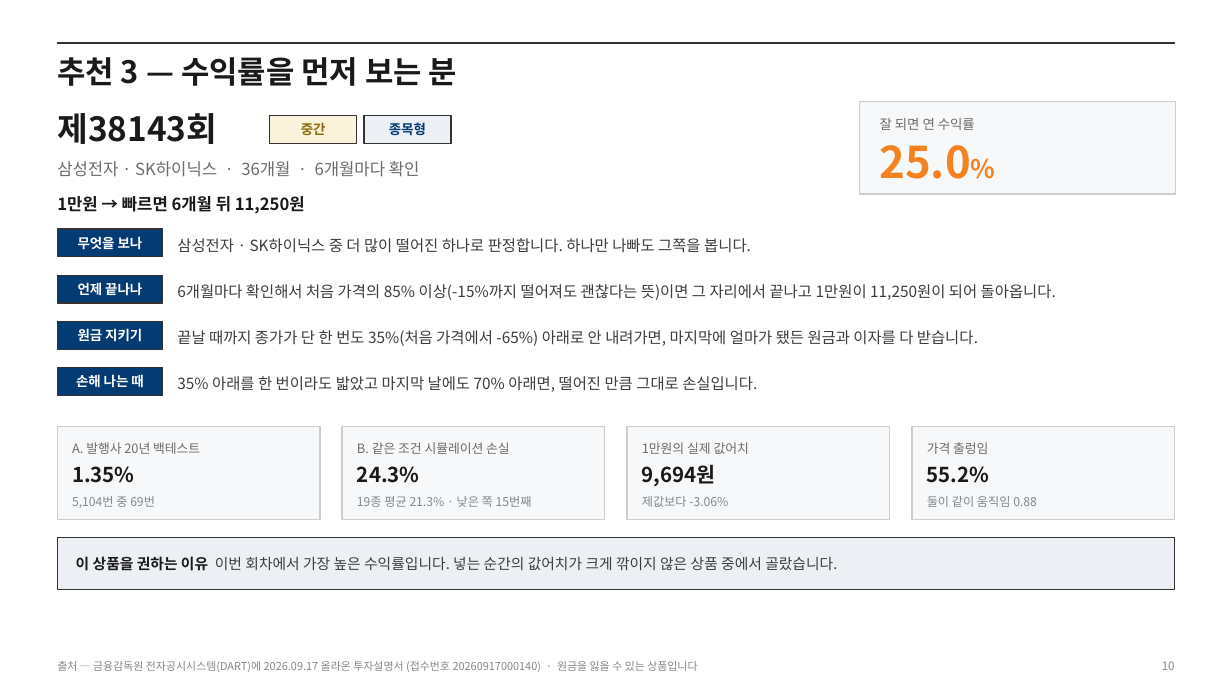
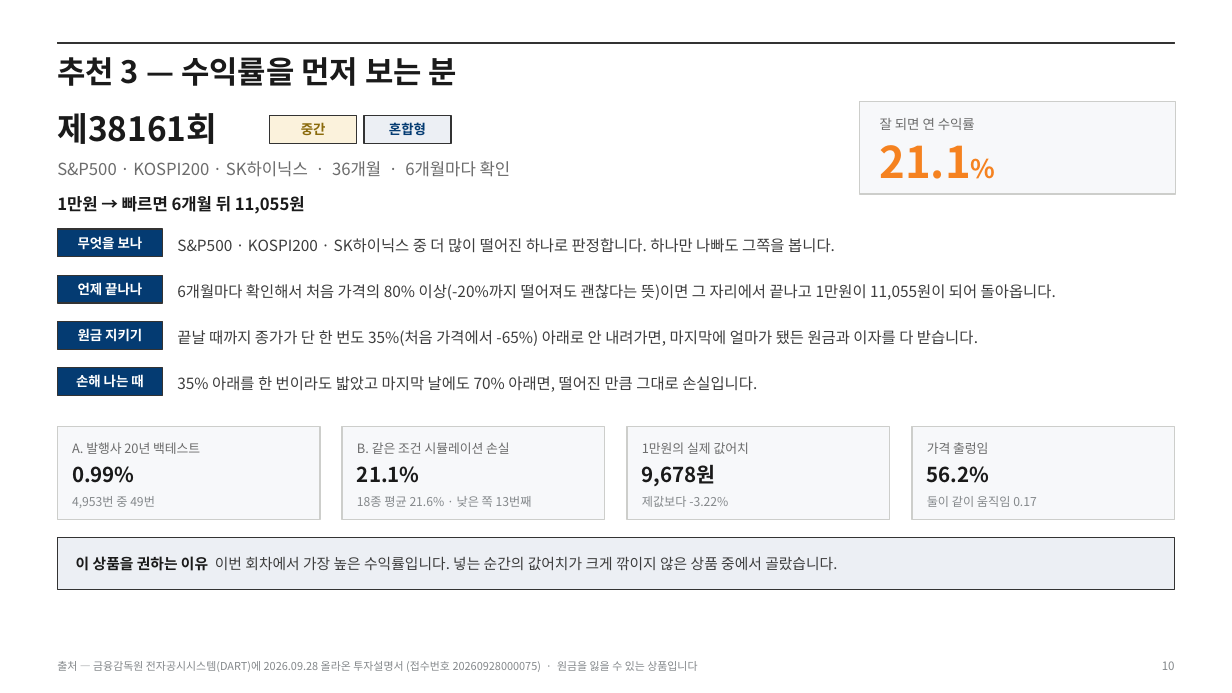
Before and after one commit to hanaroline/work_1, a slide deck: slide 10 of els-analysis-deck.pptx. Drawn at 1232x693 pixels with LibreOffice and Linux fonts; fonts in the diff are those of the drawing. Boxes give left, top, right and bottom in pixels: in the first picture for what was removed or moved away, otherwise in the second. Text is boxed around its words. In the diff, an @@ line names an element or a change of style, - is before the commit and + after.

```diff
--- a/els-analysis-deck.pptx
+++ b/els-analysis-deck.pptx
@@ text at [57,113,217,144]: text changed @@
-제38143회
+제38161회
@@ text at [389,122,426,135]: text changed @@
-종목형
+혼합형
@@ text at [880,145,971,179]: text changed @@
-25.0%
+21.1%
@@ text at [57,161,511,177]: text changed @@
-삼성전자 · SK하이닉스 · 36개월 · 6개월마다 확인
+S&P500 · KOSPI200 · SK하이닉스 · 36개월 · 6개월마다 확인
@@ text at [57,196,305,214]: text changed @@
-1만원 → 빠르면 6개월 뒤 11,250원
+1만원 → 빠르면 6개월 뒤 11,055원
@@ text at [177,238,835,253]: text changed @@
-삼성전자 · SK하이닉스 중 더 많이 떨어진 하나로 판정합니다. 하나만 나빠도 그쪽을 봅니다.
+S&P500 · KOSPI200 · SK하이닉스 중 더 많이 떨어진 하나로 판정합니다. 하나만 나빠도 그쪽을 봅니다.
@@ text at [177,284,1056,300]: text changed @@
-6개월마다 확인해서 처음 가격의 85% 이상(-15%까지 떨어져도 괜찮다는 뜻)이면 그 자리에서 끝나고 1만원이 11,250원이 되어 돌아옵니다.
+6개월마다 확인해서 처음 가격의 80% 이상(-20%까지 떨어져도 괜찮다는 뜻)이면 그 자리에서 끝나고 1만원이 11,055원이 되어 돌아옵니다.
@@ text at [72,466,135,483]: text changed @@
-1.35%
+0.99%
@@ text at [357,466,420,483]: text changed @@
-24.3%
+21.1%
@@ text at [642,464,716,486]: text changed @@
-9,694원
+9,678원
@@ text at [927,466,990,483]: text changed @@
-55.2%
+56.2%
@@ text at [72,496,155,508]: text changed @@
-5,104번 중 69번
+4,953번 중 49번
@@ text at [357,496,532,507]: text changed @@
-19종 평균 21.3% · 낮은 쪽 15번째
+18종 평균 21.6% · 낮은 쪽 13번째
@@ text at [642,496,728,507]: text changed @@
-제값보다 -3.06%
+제값보다 -3.22%
@@ text at [927,496,1037,507]: text changed @@
-둘이 같이 움직임 0.88
+둘이 같이 움직임 0.17
@@ text at [57,661,697,672]: text changed @@
-출처 — 금융감독원 전자공시시스템(DART)에 2026.09.17 올라온 투자설명서 (접수번호 20260917000140) · 원금을 잃을 수 있는 상품입니다
+출처 — 금융감독원 전자공시시스템(DART)에 2026.09.28 올라온 투자설명서 (접수번호 20260928000075) · 원금을 잃을 수 있는 상품입니다
```
Also in this commit, not shown: 14 other slides changed, 13 other files.
